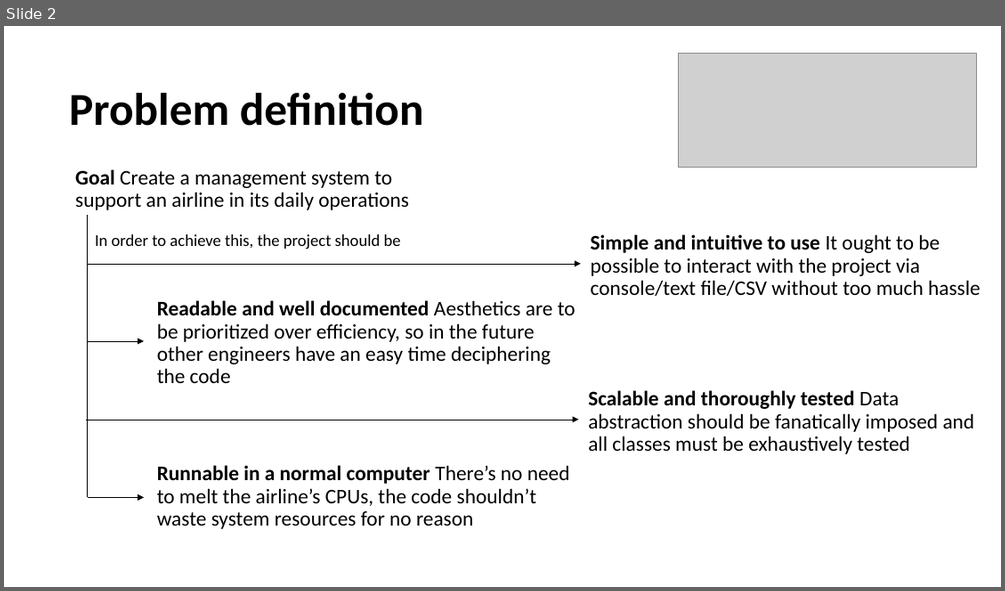
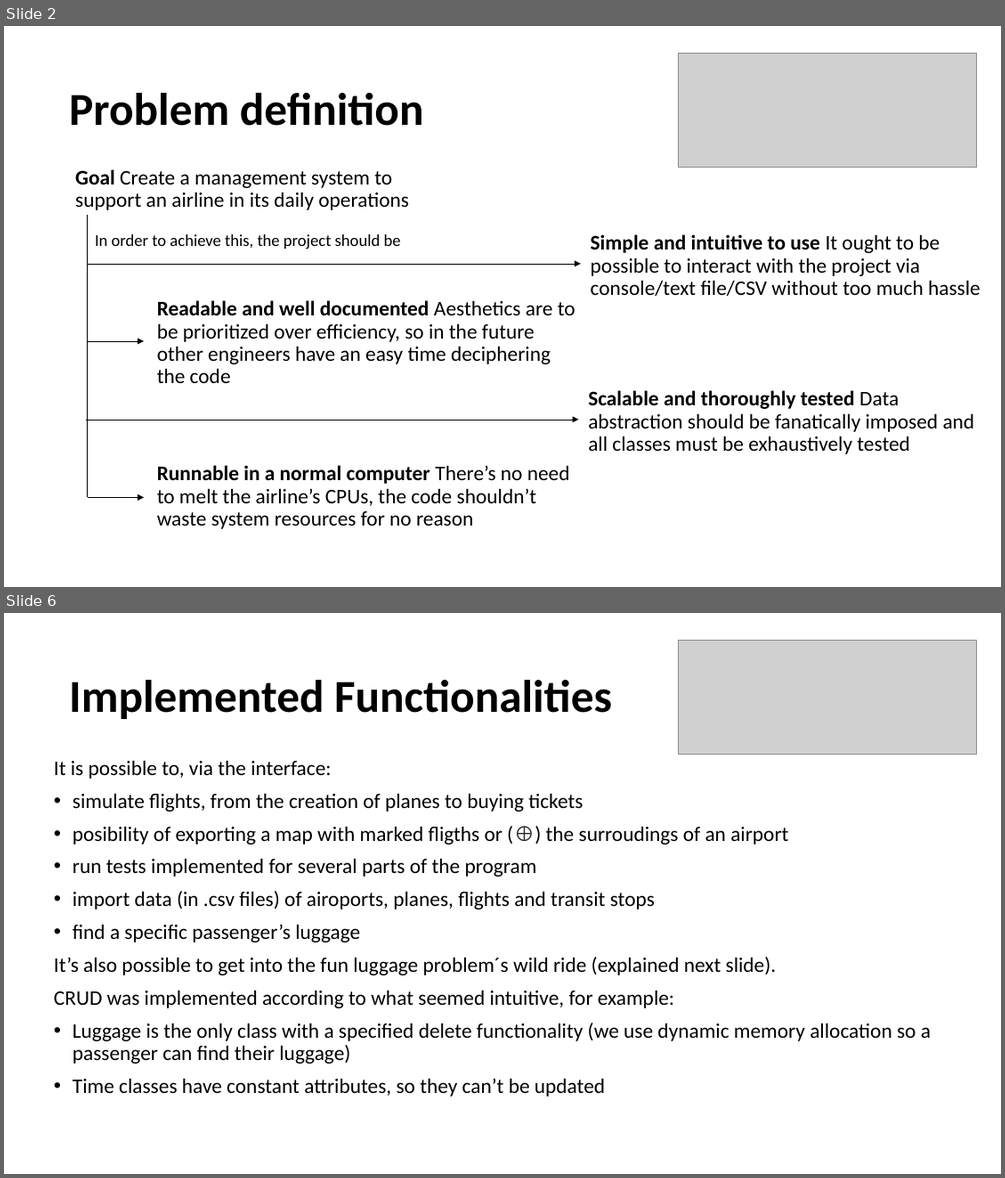
Before and after one commit to gpe0/AED-1, a slide deck: Airline_Information_Management.pptx. Shown one above the other, each under a label of ours: slide 2 before the commit, slides 2 and 6 after it; the slides between them are not shown. The pictures are 1005x591 and 1005x1178 pixels, drawn with LibreOffice and Linux fonts; fonts in the diff are those of the drawing; grey boxes stand for pictures. Boxes give left, top, right and bottom in pixels: in the first picture for what was removed or moved away, otherwise in the second. Text is boxed around its words. In the diff, an @@ line names an element or a change of style, - is before the commit and + after.

```diff
--- a/Airline_Information_Management.pptx
+++ b/Airline_Information_Management.pptx
@@ slide 6 added at box(4, 613, 1001, 1174), background #FFFFFF @@
@@ picture added at box(679, 640, 976, 755) @@
@@ text added at box(69, 680, 612, 719), 44 pt, text #000000, bold @@
+Implemented Functionalities
@@ text added at box(54, 760, 930, 1096), 20 pt, text #000000 @@
+It is possible to, via the interface:
+• simulate flights, from the creation of planes to buying tickets
+• posibility of exporting a map with marked fligths or (⊕) the surroudings of an airport
+• run tests implemented for several parts of the program
+• import data (in .csv files) of airoports, planes, flights and transit stops
+• find a specific passenger’s luggage
+It’s also possible to get into the fun luggage problem´s wild ride (explained next slide).
+CRUD was implemented according to what seemed intuitive, for example:
+• Luggage is the only class with a specified delete functionality (we use dynamic memory allocation so a passenger can find their luggage)
+• Time classes have constant attributes, so they can’t be updated
```
Also in this commit, not shown: 2 slides changed, 3 other slides added, 5 slides removed.
